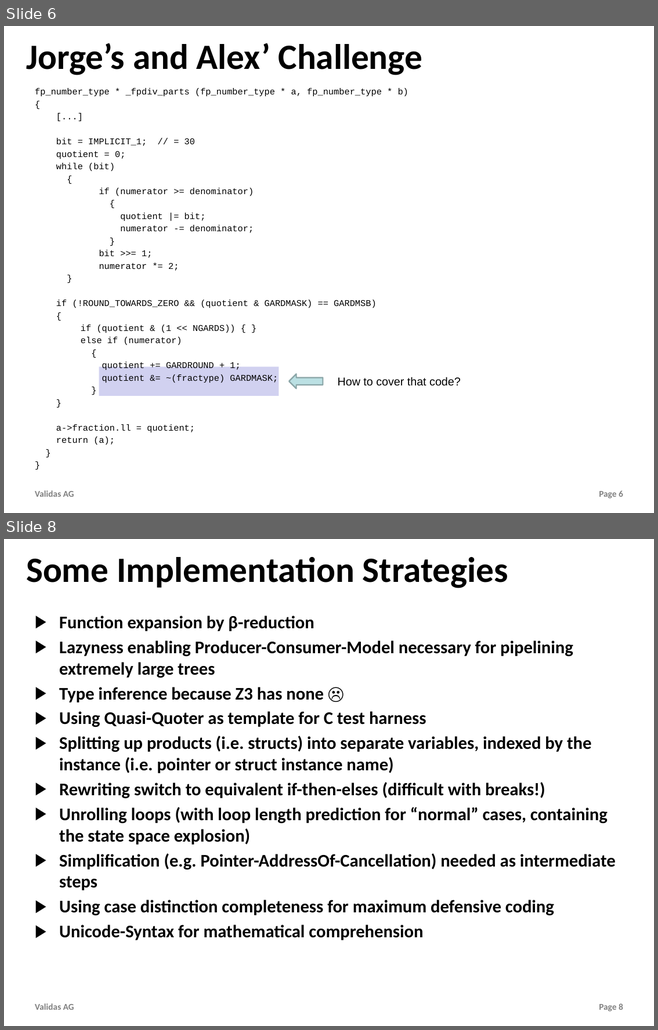
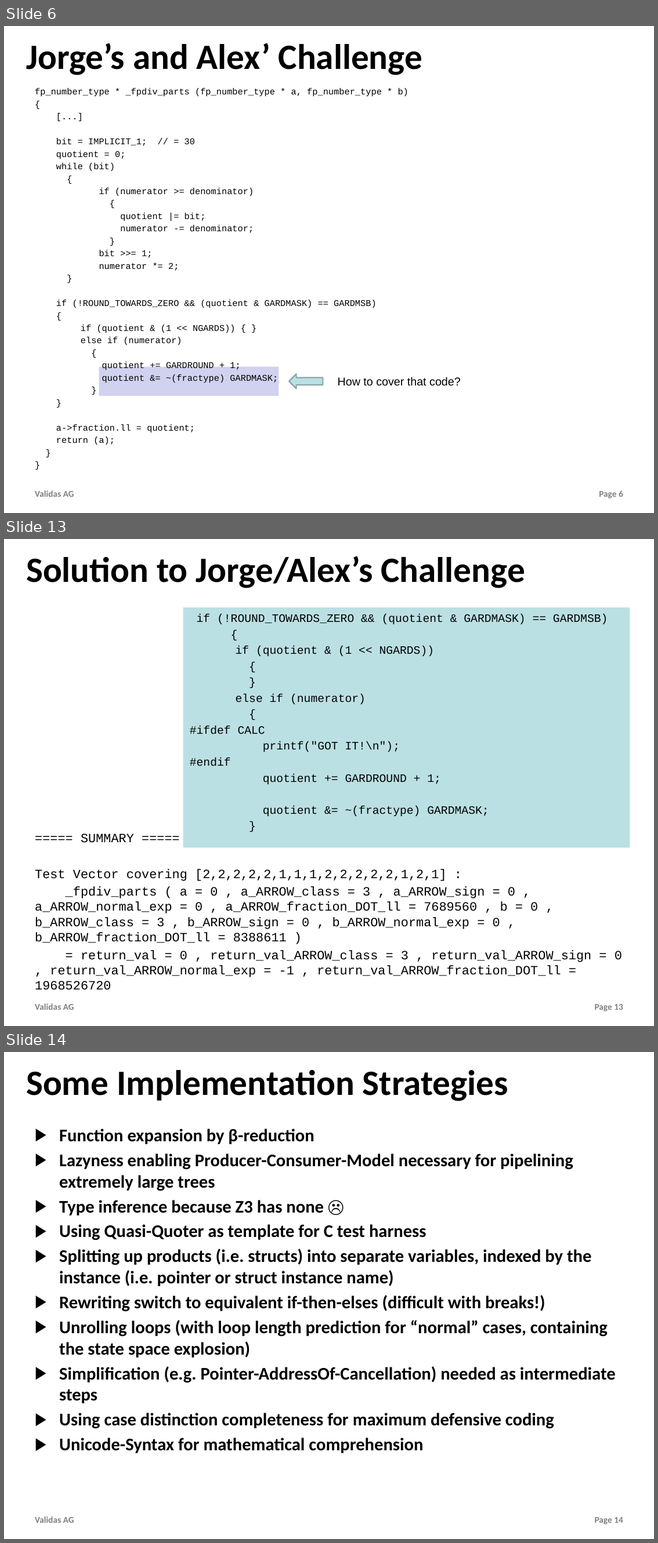
Before and after one commit to theoremprover/tvg, a slide deck: Vortraege/TestVectorGenerator.pptx. Shown one above the other, each under a label of ours: slides 6 and 8 before the commit, slides 6, 13 and 14 after it; the slides between them are not shown. The pictures are 658x1030 and 658x1543 pixels, drawn with LibreOffice and Linux fonts; fonts in the diff are those of the drawing; background and template pictures are left out. Boxes give left, top, right and bottom in pixels: in the first picture for what was removed or moved away, otherwise in the second. Text is boxed around its words. In the diff, an @@ line names an element or a change of style, - is before the commit and + after.

```diff
--- a/Vortraege/TestVectorGenerator.pptx
+++ b/Vortraege/TestVectorGenerator.pptx
@@ slide 13 added at (x1=4, y1=539, x2=654, y2=1026), background #FFFFFF; not listed: 2 template elements that a slide beside it also shows @@
@@ title added at (x1=26, y1=556, x2=524, y2=588), 56 pt, text #000000, bold @@
+Solution to Jorge/Alex’s Challenge
@@ rectangle added at (x1=183, y1=607, x2=629, y2=848), fill #BBE0E3, 18 pt, text #000000 @@
+if (!ROUND_TOWARDS_ZERO && (quotient & GARDMASK) == GARDMSB)
+{
+if (quotient & (1 << NGARDS))
+{
+}
+else if (numerator)
+{
+#ifdef CALC
+printf("GOT IT!\n");
+#endif
+quotient += GARDROUND + 1;
+quotient &= ~(fractype) GARDMASK;
+}
@@ text added at (x1=35, y1=834, x2=622, y2=990), 20 pt, text #000000 @@
+===== SUMMARY =====
+Test Vector covering [2,2,2,2,2,1,1,1,2,2,2,2,2,1,2,1] :
+_fpdiv_parts ( a = 0 , a_ARROW_class = 3 , a_ARROW_sign = 0 , a_ARROW_normal_exp = 0 , a_ARROW_fraction_DOT_ll = 7689560 , b = 0 , b_ARROW_class = 3 , b_ARROW_sign = 0 , b_ARROW_normal_exp = 0 , b_ARROW_fraction_DOT_ll = 8388611 )
+= return_val = 0 , return_val_ARROW_class = 3 , return_val_ARROW_sign = 0 , return_val_ARROW_normal_exp = -1 , return_val_ARROW_fraction_DOT_ll = 1968526720
@@ what was slide 8 is now slide 14 @@
@@ page number at (x1=594, y1=1517, x2=623, y2=1525): text changed @@
-Page 8
+Page 14
```
Also in this commit, not shown: 2 slides changed, 6 other slides added, 2 other files.
